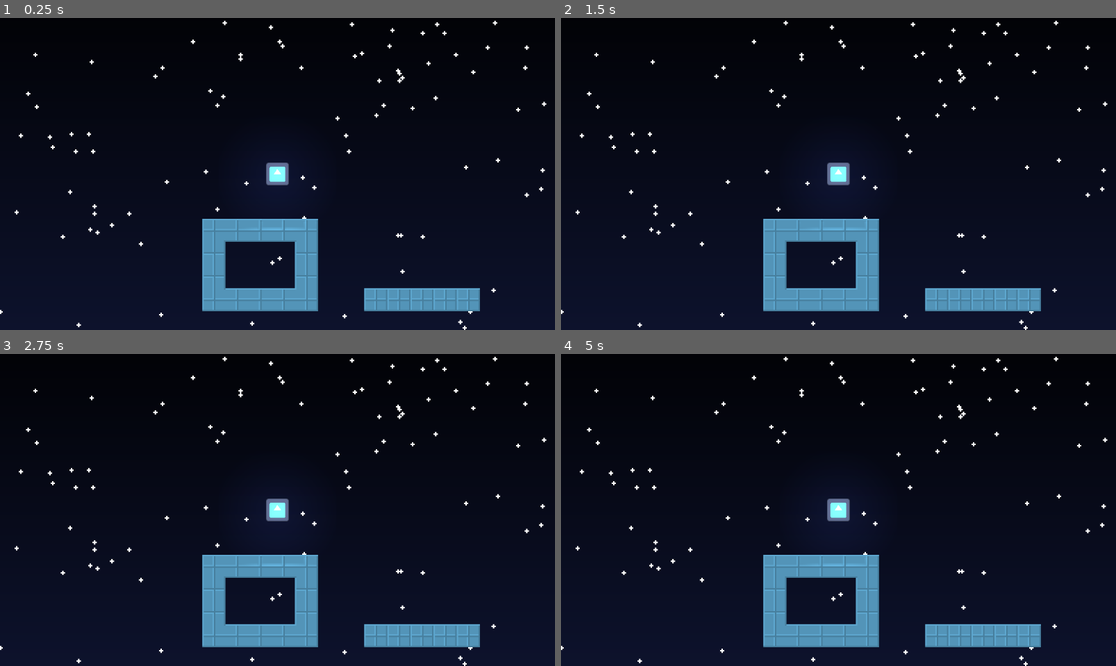
Above: before the commit, frames 1-4 (two rows, left to right).
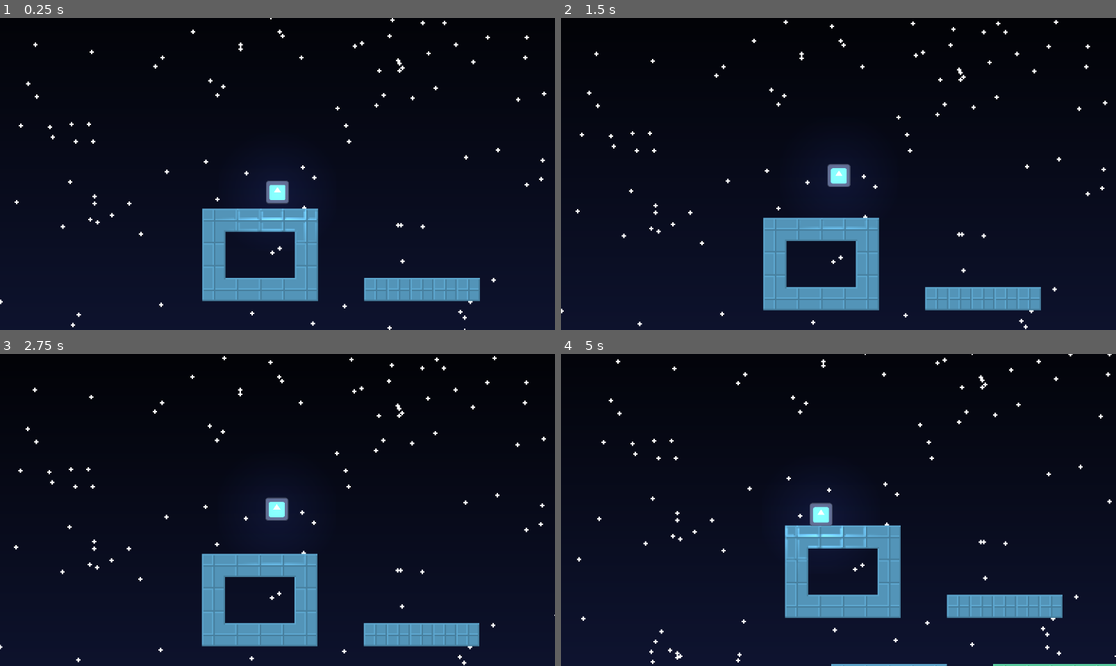
Above: after the commit, the same moments.

Repository: reneelias/Godot-2D-Platformer
Game: Godot game, scene res://main.tscn
The game is run twice, just before and just after one commit, with the same random seed, the same clock (stepped at 60 frames per second) and the same inputs. The engine's default icon, where the game draws it, is replaced by a stand-in: a white triangle on a blue panel in a dark square.
Inputs:
- Up to frame 1 (0.25 s): no input
- Up to frame 2 (1.5 s): hold R 0.53-1.28 s; hold D from 0.53 s (still down); tap Space at 0.77 s; tap R at 1.35 s
- Up to frame 3 (2.75 s): tap Space at 1.52 s; release D at 2.03 s; hold A from 2.03 s (still down); hold R from 2.03 s (still down)
- Up to frame 4 (5 s): release A at 2.78 s; release R at 2.78 s; hold D 2.78-4.28 s; tap R at 2.85, 4.35 s; tap Space at 3.02, 3.77, 4.52 s; hold R 3.53-4.28 s; hold A from 4.28 s (still down)

The runs differ from the first frame. In frame 1, 6.0% of the frame differs, in the area x 0-99%, y 0-100%; in frame 2, 1.8%; in frame 3, 2.1%; in frame 4, 13%, in the area x 0-100%, y 0-100%.

Commit message:
Add script back to player

Diff:
--- a/2d-platformer/main.tscn
+++ b/2d-platformer/main.tscn
@@ -1,10 +1,11 @@
-[gd_scene load_steps=19 format=4 uid="uid://b4do5snoudr7g"]
+[gd_scene load_steps=20 format=4 uid="uid://b4do5snoudr7g"]
 
 [ext_resource type="Texture2D" uid="uid://dfwadawauebbi" path="res://NightSky.png" id="1_1bvp3"]
 [ext_resource type="Texture2D" uid="uid://ds06l1jfhigal" path="res://Tiles.png" id="1_ig7tw"]
 [ext_resource type="Texture2D" uid="uid://d362ldpb1x223" path="res://NightSky_NoDither.png" id="1_lquwl"]
 [ext_resource type="Texture2D" uid="uid://bbxasgo6d7wqq" path="res://icon.svg" id="2_0xm2m"]
 [ext_resource type="Texture2D" uid="uid://cwfmjvsms7q7l" path="res://Tiles_NormalMap.png" id="2_h2yge"]
+[ext_resource type="Script" uid="uid://c71maiyhaww64" path="res://CharacterController.gd" id="5_7mycd"]
 
 [sub_resource type="TileMapPattern" id="TileMapPattern_h2yge"]
 tile_data = PackedInt32Array(0, 262145, 0, 65536, 131073, 1610612736, 131072, 131073, 1610612736, 196608, 262145, 1, 1, …(184 unchanged characters)…
@@ -289,6 +290,8 @@
 
 [node name="Player" type="CharacterBody2D" parent="."]
 position = Vector2(-156, -223)
+script = ExtResource("5_7mycd")
+jumpSpeed = 275
 
 [node name="CollisionShape2D" type="CollisionShape2D" parent="Player"]
 shape = SubResource("RectangleShape2D_0xm2m")
